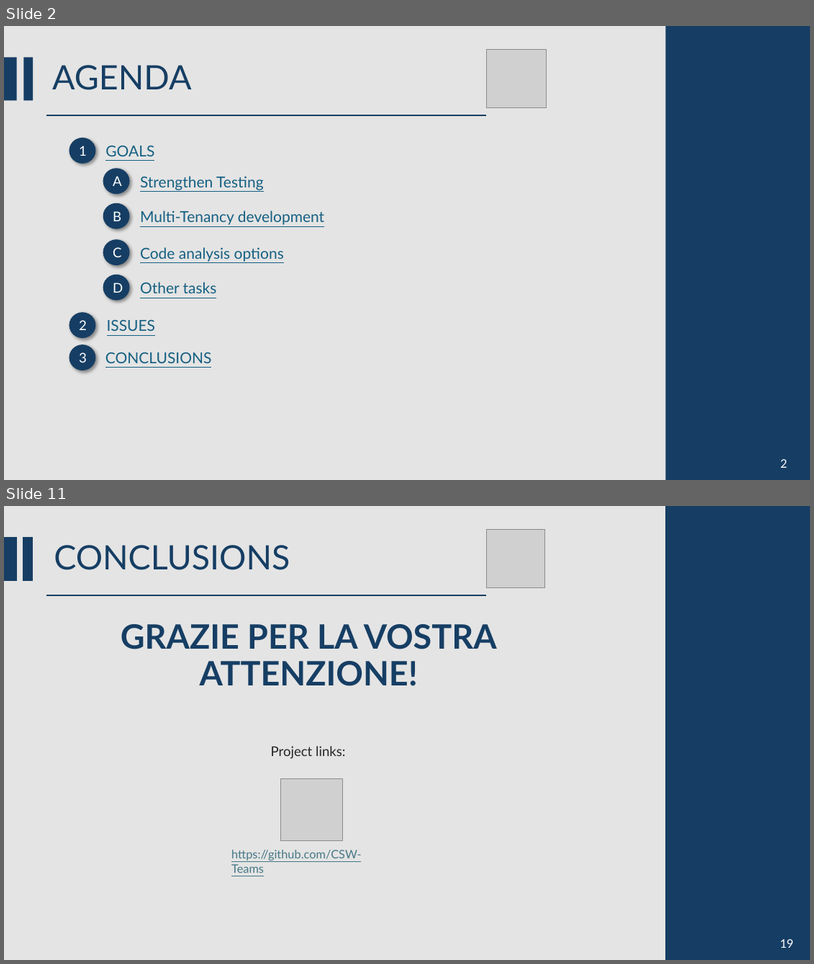
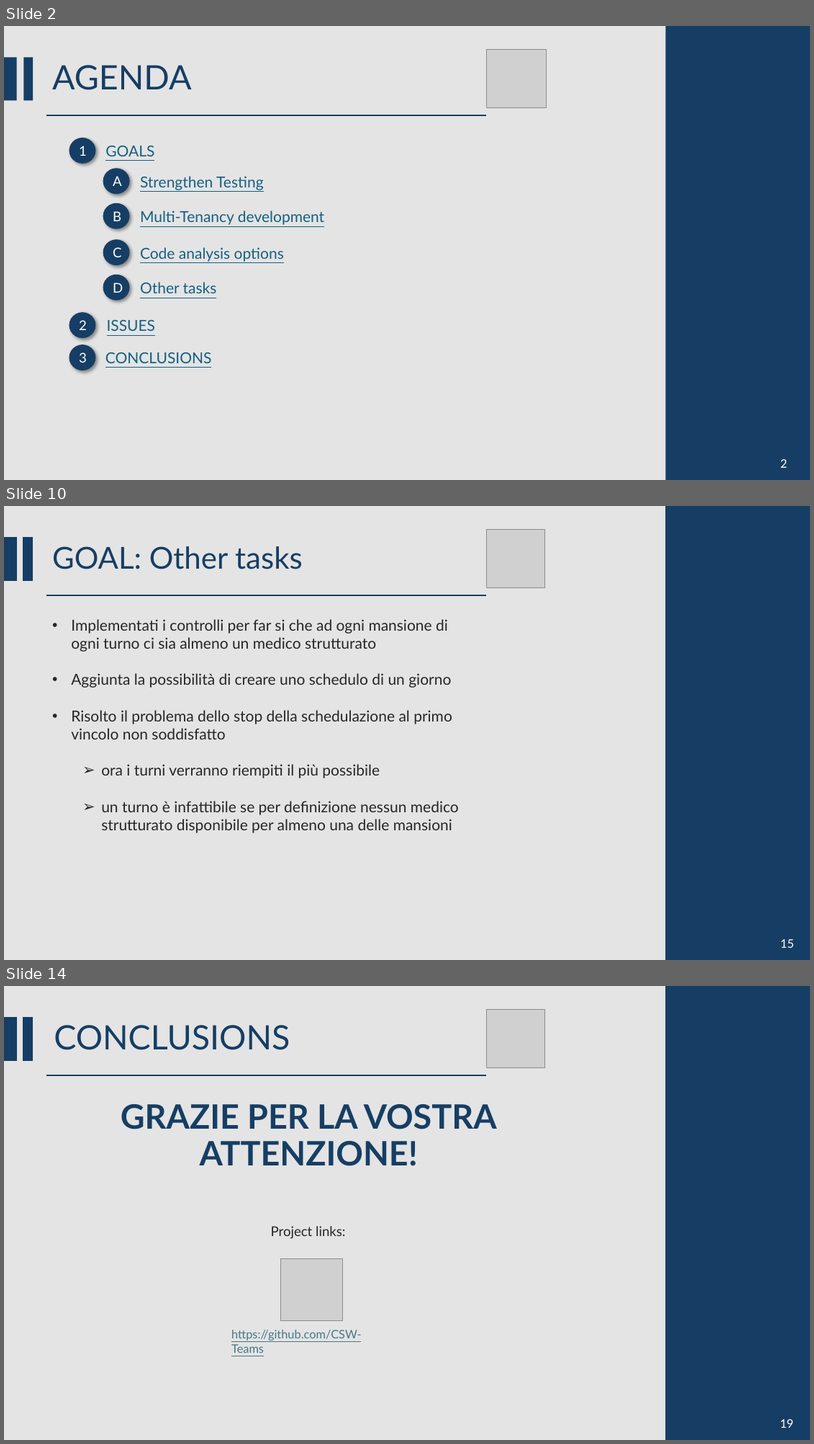
Before and after one commit to CSW-Teams/MS3-docs, a slide deck: ShiftsHappen/Sprint 2/CSW Sprint 2.pptm. Shown one above the other, each under a label of ours: slides 2 and 11 before the commit, slides 2, 10 and 14 after it; the slides between them are not shown. The pictures are 814x964 and 814x1444 pixels, drawn with LibreOffice and Linux fonts; fonts in the diff are those of the drawing; grey boxes stand for pictures. Boxes give left, top, right and bottom in pixels: in the first picture for what was removed or moved away, otherwise in the second. Text is boxed around its words. In the diff, an @@ line names an element or a change of style, - is before the commit and + after.

```diff
--- a/ShiftsHappen/Sprint 2/CSW Sprint 2.pptm
+++ b/ShiftsHappen/Sprint 2/CSW Sprint 2.pptm
@@ slide 10 added at (4,506,810,960), background #D9D9D9 at 70% opacity @@
@@ rectangle added at (666,506,810,960), fill #163E64, outline #163E64 1.5 pt @@
@@ rectangle added at (4,538,17,580), fill #163E64, outline #163E64 1.5 pt @@
@@ rectangle added at (23,538,32,580), fill #163E64, outline #163E64 1.5 pt @@
@@ title added at (52,546,303,569), 36 pt, text #163E64 @@
+GOAL: Other tasks
@@ picture added at (486,530,545,588) @@
@@ line added from (46, 595) to (486, 595), #163E64 1.5 pt @@
@@ text added at (71,619,459,833), 18 pt, text #262626 @@
+• Implementati i controlli per far si che ad ogni mansione di ogni turno ci sia almeno un medico strutturato
+• Aggiunta la possibilità di creare uno schedulo di un giorno
+• Risolto il problema dello stop della schedulazione al primo vincolo non soddisfatto
+  ➢ ora i turni verranno riempiti il più possibile
+  ➢ un turno è infattibile se per definizione nessun medico strutturato disponibile per almeno una delle mansioni
@@ text added at (781,939,795,947), 14 pt, text #FFFFFF @@
+15
@@ what was slide 11 is now slide 14 @@
```
Also in this commit, not shown: 7 slides changed, 3 other slides added, 1 slide removed.
